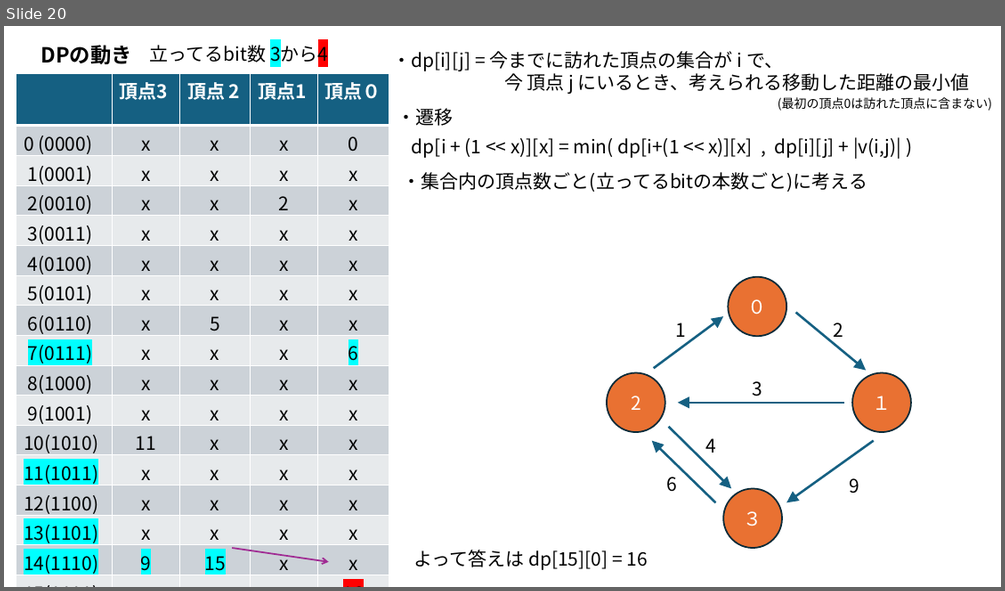
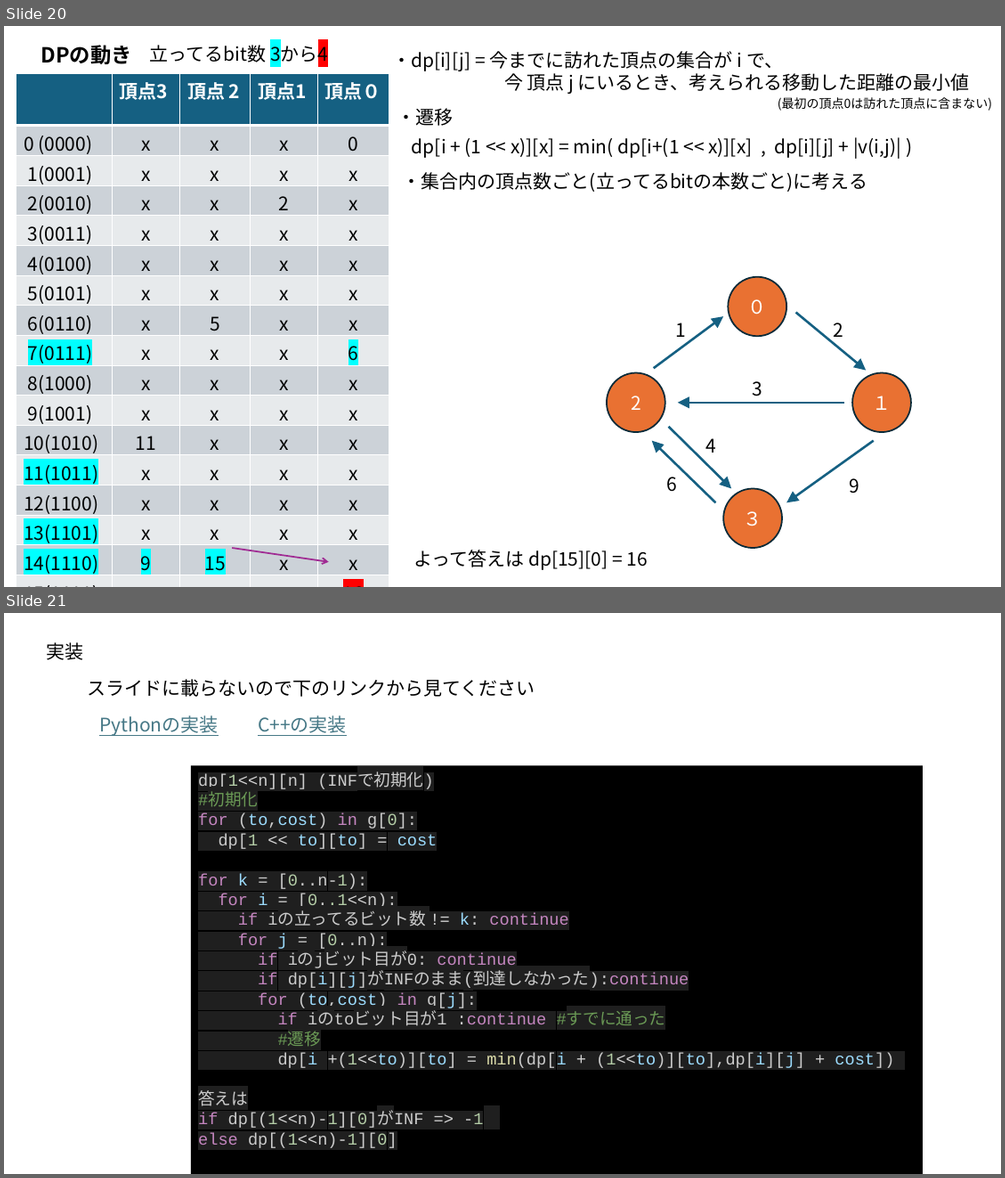
Before and after one commit to triC-tmu/workshop_2024, a slide deck: 20240331_bit全探索_bitDP/bit全探索_bitDP.pptx. Shown one above the other, each under a label of ours: slide 20 before the commit, slides 20 and 21 after it. The pictures are 1005x591 and 1005x1178 pixels, drawn with LibreOffice and Linux fonts; fonts in the diff are those of the drawing. Boxes give left, top, right and bottom in pixels: in the first picture for what was removed or moved away, otherwise in the second. Text is boxed around its words. In the diff, an @@ line names an element or a change of style, - is before the commit and + after.

Commit message:
プログラムをわかりやすい実装に変更

```diff
--- a/20240331_bit全探索_bitDP/bit全探索_bitDP.pptx
+++ b/20240331_bit全探索_bitDP/bit全探索_bitDP.pptx
@@ slide 21 added at (4, 613, 1001, 1174), background #FFFFFF @@
@@ text added at (47, 642, 84, 660), 18 pt, text #000000 @@
+実装
@@ text added at (87, 679, 534, 697), 18 pt, text #000000 @@
+スライドに載らないので下のリンクから見てください
@@ text added at (99, 715, 218, 736), 18 pt, text #467886, underline @@
+Pythonの実装
@@ text added at (258, 715, 347, 736), 18 pt, text #467886, underline @@
+C++の実装
@@ rectangle added at (191, 765, 923, 1174), fill #000000, 16 pt, text #CCCCCC @@
+dp[1<<n][n] (INFで初期化)
+#初期化
+for (to,cost) in g[0]:
+dp[1 << to][to] = cost
+for k = [0..n-1):
+for i = [0..1<<n):
+if iの立ってるビット数 != k: continue
+for j = [0..n):
+if iのjビット目が0: continue
+if dp[i][j]がINFのまま(到達しなかった):continue
+for (to,cost) in g[j]:
+if iのtoビット目が1 :continue #すでに通った
+#遷移
+dp[i +(1<<to)][to] = min(dp[i + (1<<to)][to],dp[i][j] + cost])
+答えは
+if dp[(1<<n)-1][0]がINF => -1
+else dp[(1<<n)-1][0]
```
Also in this commit, not shown: 5 slides changed, 1 slide removed, 2 other files.
